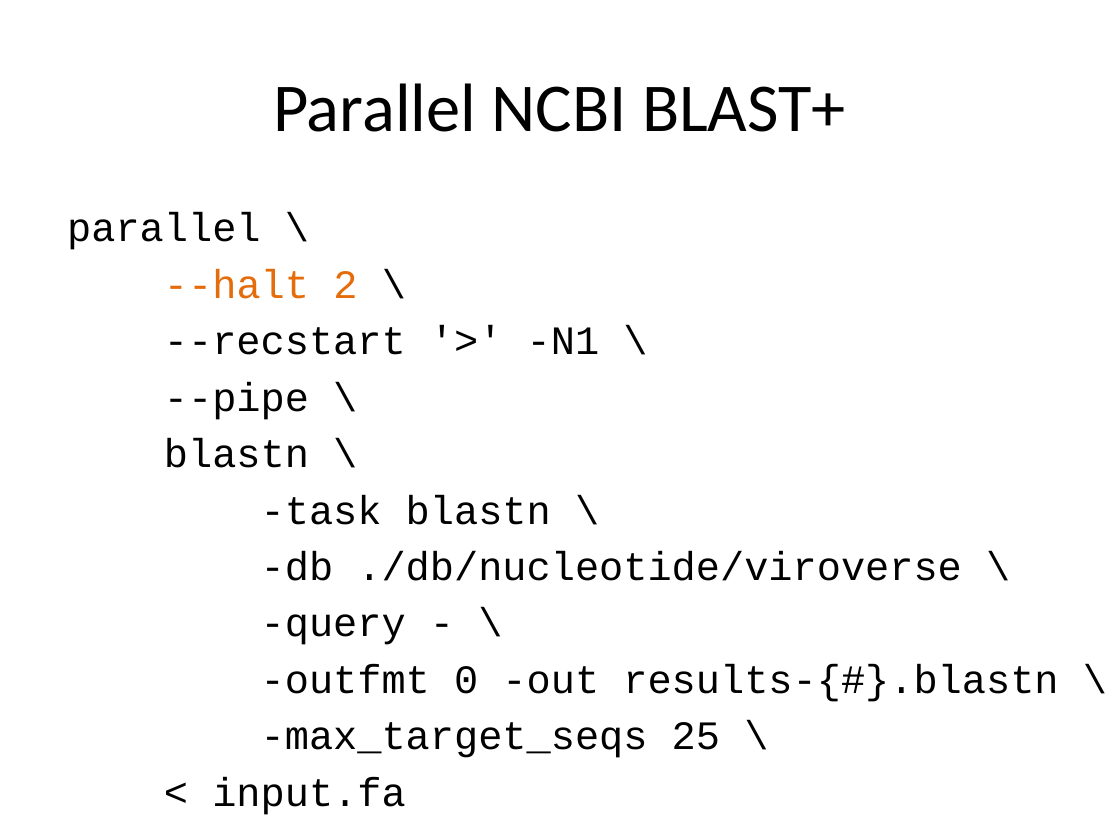
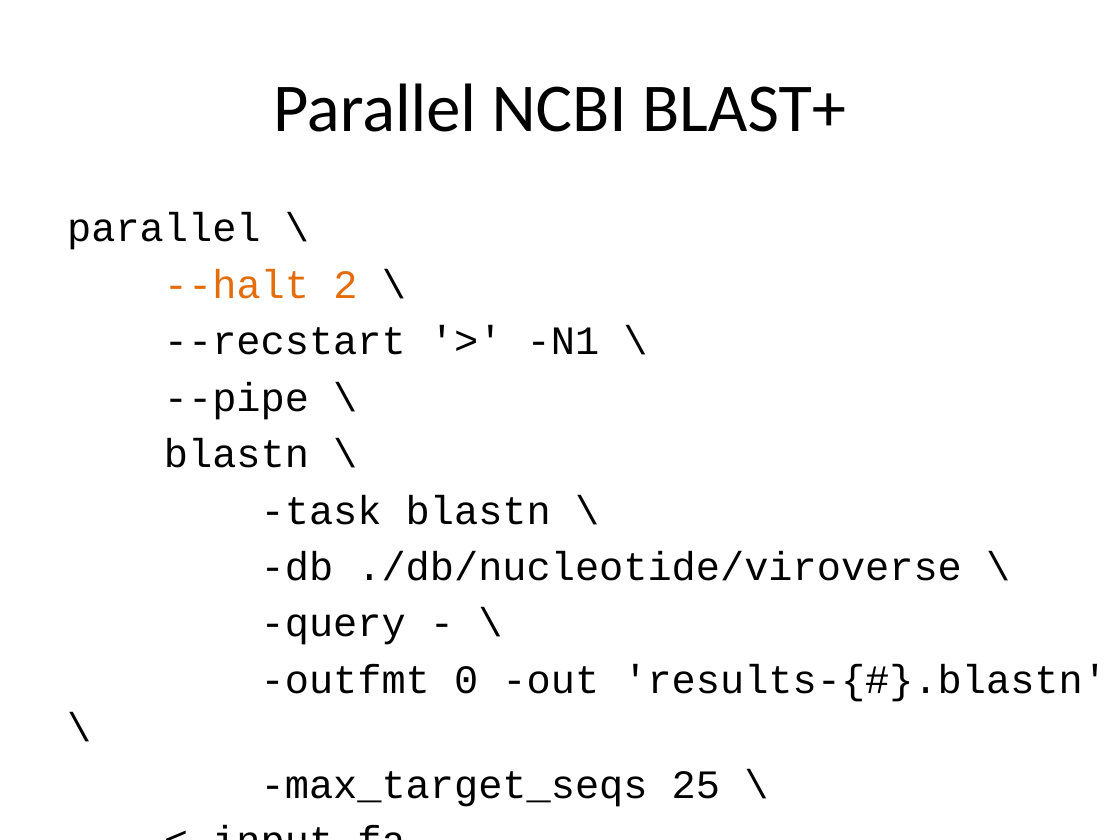
Before and after one commit to tsibley/Workflows-and-Parallel-Processing, a slide deck: slide 38 of CBG-2014-05-21.pptx. Drawn at 1120x840 pixels with LibreOffice and Linux fonts; fonts in the diff are those of the drawing. Boxes give left, top, right and bottom in pixels: in the first picture for what was removed or moved away, otherwise in the second. Text is boxed around its words. In the diff, an @@ line names an element or a change of style, - is before the commit and + after.

Commit message:
Correct minor typos noted during the presentation today

```diff
--- a/CBG-2014-05-21.pptx
+++ b/CBG-2014-05-21.pptx
@@ text at box(261, 664, 1107, 702): text changed @@
--outfmt 0 -out results-{#}.blastn \
+-outfmt 0 -out 'results-{#}.blastn' \
```
Also in this commit, not shown: 3 other slides changed.
